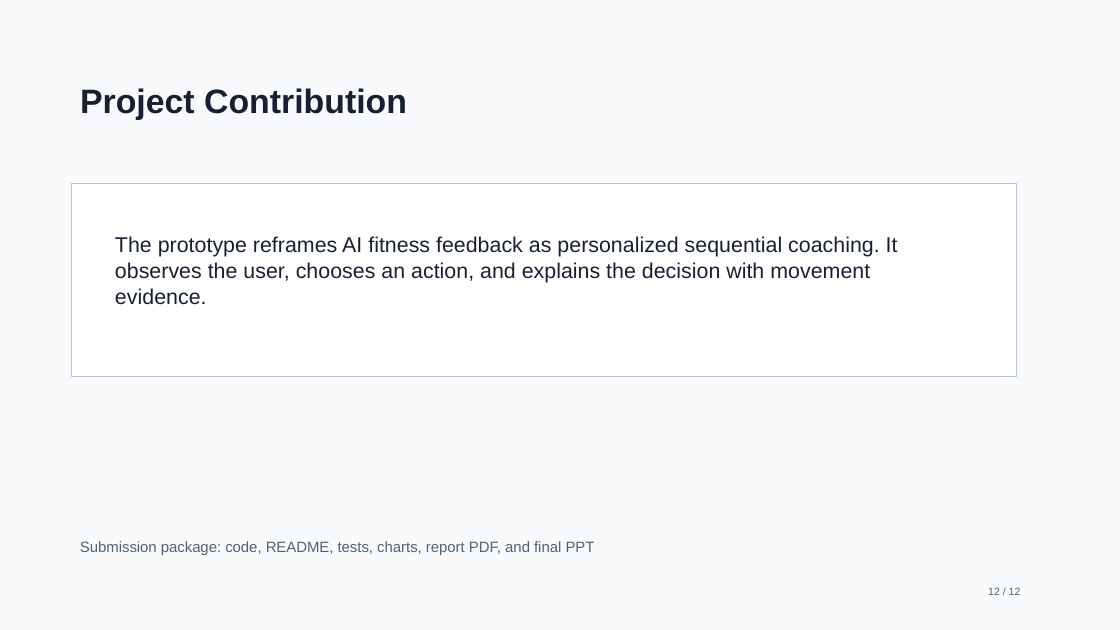
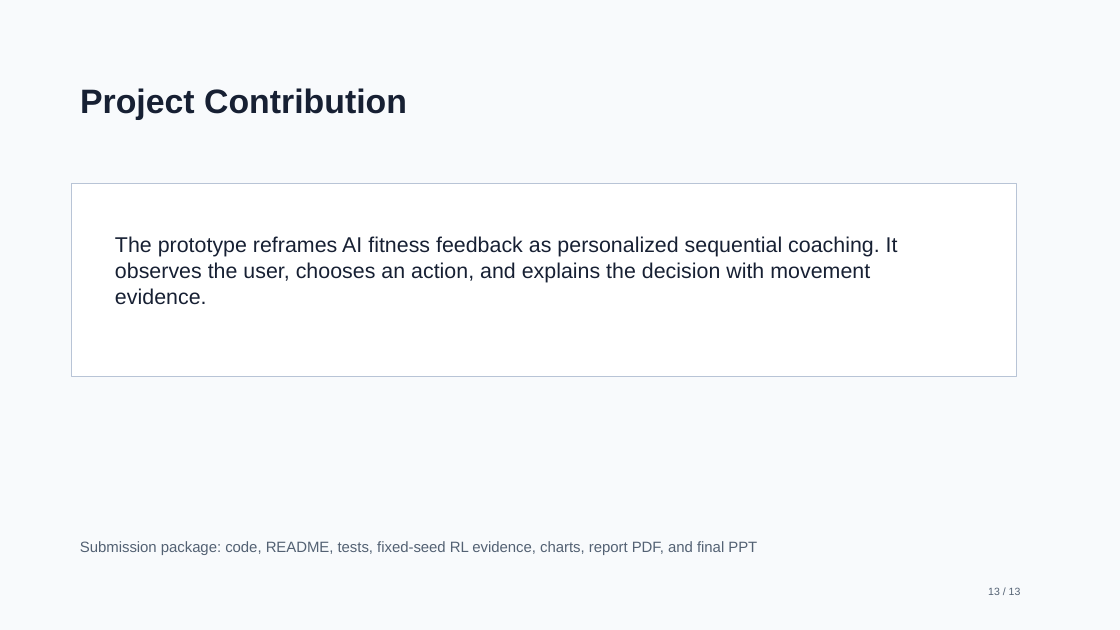
Before and after one commit to Ranbirkumar26/reinforcement_learning_adaptive_gymTrainer, a slide deck: slide 13 of slides/final_adaptive_rl_gym_coach_v3.pptx (slide 12 before the commit). Drawn at 1120x630 pixels with LibreOffice and Linux fonts; fonts in the diff are those of the drawing. Boxes give left, top, right and bottom in pixels: in the first picture for what was removed or moved away, otherwise in the second. Text is boxed around its words. In the diff, an @@ line names an element or a change of style, - is before the commit and + after.

```diff
--- a/slides/final_adaptive_rl_gym_coach_v3.pptx
+++ b/slides/final_adaptive_rl_gym_coach_v3.pptx
@@ text at (80, 541, 757, 555): text changed @@
-Submission package: code, README, tests, charts, report PDF, and final PPT
+Submission package: code, README, tests, fixed-seed RL evidence, charts, report PDF, and final PPT
```
Also in this commit, not shown: 10 other slides changed, 2 slides added, 1 slide removed, 38 other files.
